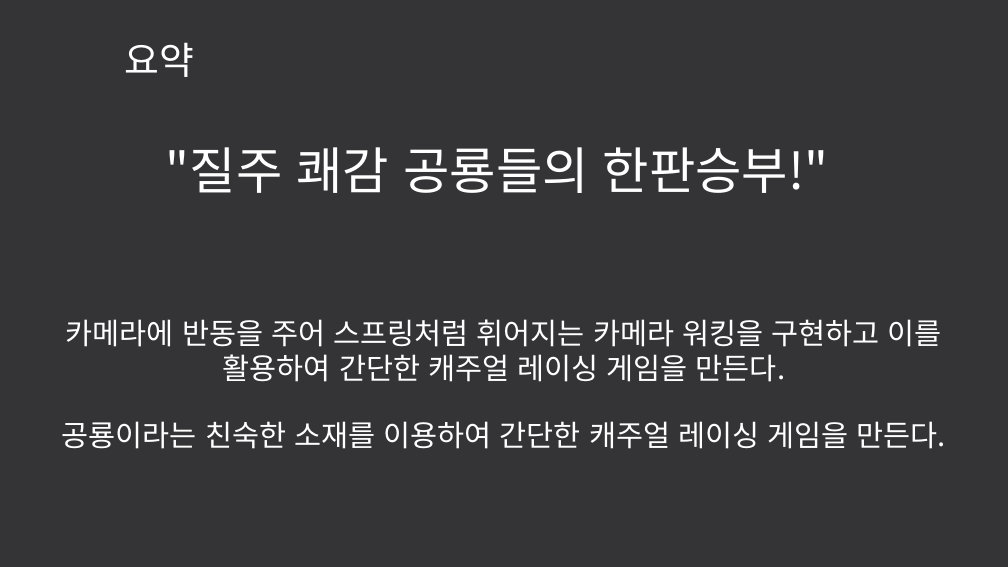
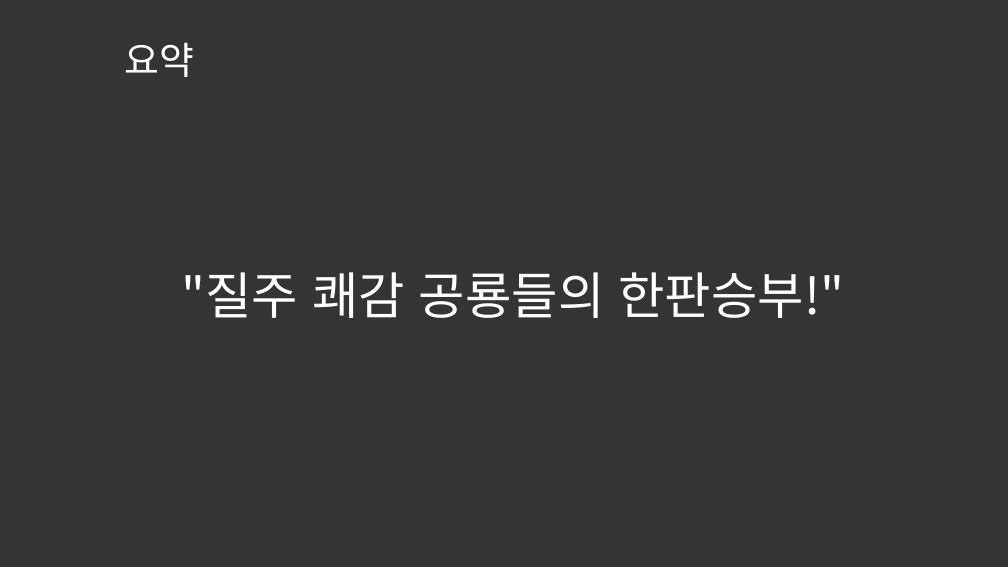
Before and after one commit to LEGO0937/Our_Project, a slide deck: slide 3 of 기획단계/졸작 제안서_α.pptx. Drawn at 1008x567 pixels with LibreOffice and Linux fonts; fonts in the diff are those of the drawing. Boxes give left, top, right and bottom in pixels: in the first picture for what was removed or moved away, otherwise in the second. Text is boxed around its words. In the diff, an @@ line names an element or a change of style, - is before the commit and + after.

```diff
--- a/기획단계/졸작 제안서_α.pptx
+++ b/기획단계/졸작 제안서_α.pptx
@@ text ""질주 쾌감 공룡들의 한판승부!"": place and size @@
-text ""질주 쾌감 공룡들의 한판승부!"" at (166, 147, 829, 193)
+text ""질주 쾌감 공룡들의 한판승부!"" at (181, 272, 844, 318)
@@ text removed at (66, 319, 942, 382) @@
-카메라에 반동을 주어 스프링처럼 휘어지는 카메라 워킹을 구현하고 이를 활용하여 간단한 캐주얼 레이싱 게임을 만든다.
@@ text removed at (62, 421, 946, 449) @@
-공룡이라는 친숙한 소재를 이용하여 간단한 캐주얼 레이싱 게임을 만든다.
```
Also in this commit, not shown: 1 other slide changed, 2 slides removed.
